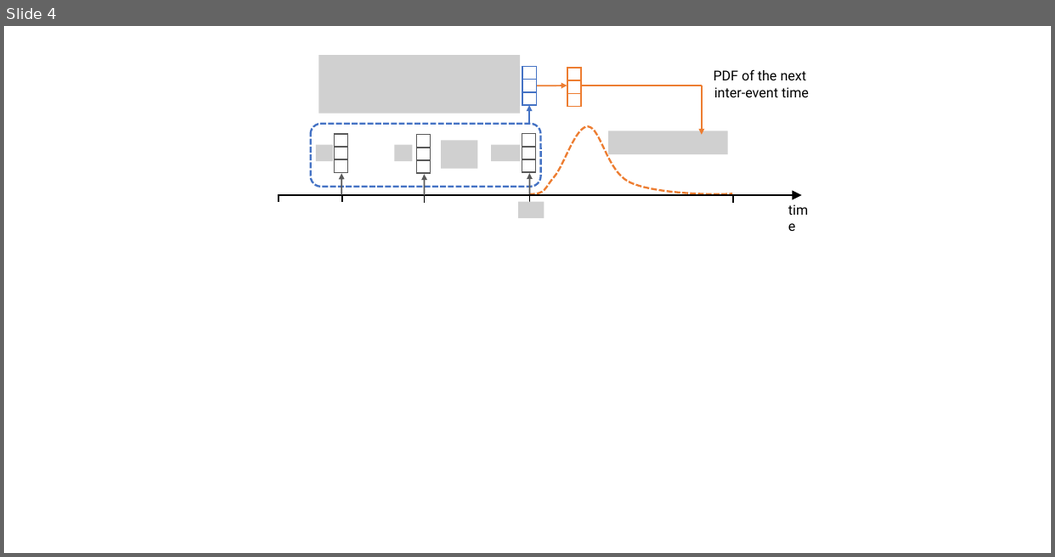
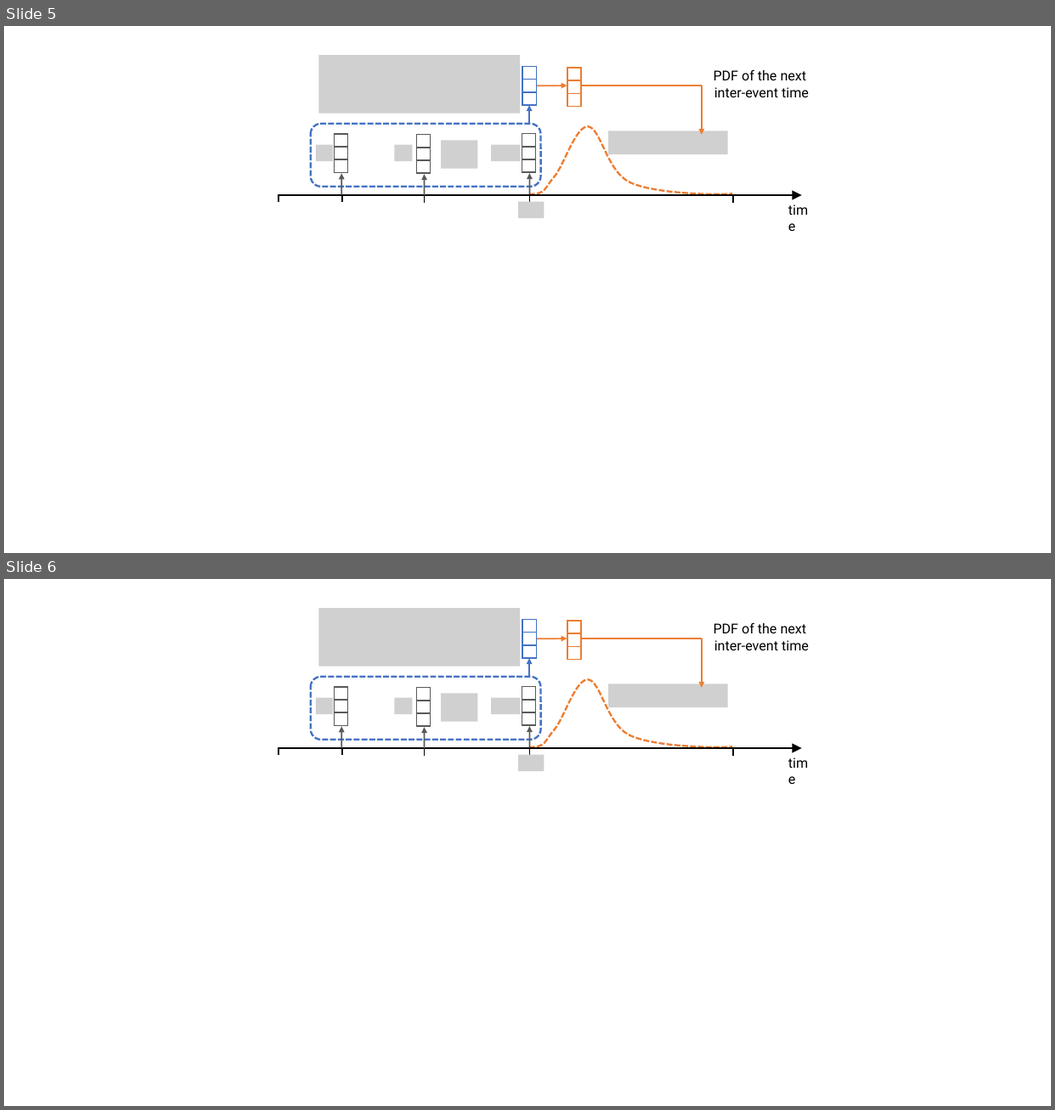
Before and after one commit to shchur/shchur.github.io, a slide deck: _supplementary/tpp2/figures.pptx. Shown one above the other, each under a label of ours: slide 4 before the commit, slides 5 and 6 after it. The pictures are 1055x557 and 1055x1110 pixels, drawn with LibreOffice and Linux fonts; fonts in the diff are those of the drawing; grey boxes stand for pictures; background and template pictures are left out. Boxes give left, top, right and bottom in pixels: in the first picture for what was removed or moved away, otherwise in the second. Text is boxed around its words. In the diff, an @@ line names an element or a change of style, - is before the commit and + after.

```diff
--- a/_supplementary/tpp2/figures.pptx
+++ b/_supplementary/tpp2/figures.pptx
@@ slide 6 added at bbox=[4, 579, 1051, 1106], background #FFFFFF @@
@@ picture added at bbox=[318, 608, 520, 666] @@
@@ table added at bbox=[522, 620, 536, 658], 3 rows, 1 columns @@
+
+
+
@@ table added at bbox=[568, 621, 580, 659], 3 rows, 1 columns @@
+
+
+
@@ text added at bbox=[714, 622, 807, 650], 14 pt, text #000000 @@
+PDF of the next
+inter-event time
@@ arrow added from (536, 639) to (568, 639), #ED7D31 1.5 pt @@
@@ line added from (580, 639) to (702, 639), #ED7D31 1.5 pt @@
@@ arrow added from (702, 639) to (702, 687), #ED7D31 1.5 pt @@
@@ text added at bbox=[782, 640, 809, 650], 14 pt, text #000000 @@
+time
@@ rounded rectangle added at bbox=[310, 677, 540, 740], outline #4472C4 2 pt dashed @@
@@ freeform shape added at bbox=[529, 679, 733, 746], outline #ED7D31 2 pt dashed @@
@@ arrow added from (529, 677) to (529, 658), #4472C4 1.5 pt @@
@@ picture added at bbox=[316, 698, 334, 714] @@
@@ table added at bbox=[334, 687, 347, 726], 3 rows, 1 columns @@
+
+
+
@@ picture added at bbox=[394, 698, 412, 714] @@
@@ table added at bbox=[417, 687, 431, 726], 3 rows, 1 columns @@
+
+
+
@@ picture added at bbox=[441, 693, 477, 721] @@
@@ picture added at bbox=[491, 698, 520, 714] @@
@@ table added at bbox=[522, 686, 536, 725], 3 rows, 1 columns @@
+
+
+
@@ picture added at bbox=[608, 684, 728, 707] @@
@@ arrow added from (341, 747) to (341, 727), #595959 1.5 pt @@
@@ arrow added from (425, 748) to (424, 727), #595959 1.5 pt @@
@@ arrow added from (529, 747) to (529, 726), #595959 1.5 pt @@
@@ arrow added from (278, 748) to (802, 748), #000000 1.5 pt @@
@@ line added from (279, 747) to (279, 755), #000000 1.5 pt @@
@@ line added from (341, 748) to (341, 755), #000000 1.5 pt @@
@@ line added from (424, 749) to (424, 755), #000000 1.5 pt @@
@@ picture added at bbox=[518, 755, 544, 771] @@
@@ line added from (529, 748) to (529, 755), #000000 1.5 pt @@
@@ line added from (733, 749) to (733, 756), #000000 1.5 pt @@
@@ what was slide 4 is now slide 5 @@
```
Also in this commit, not shown: 6 other files.
